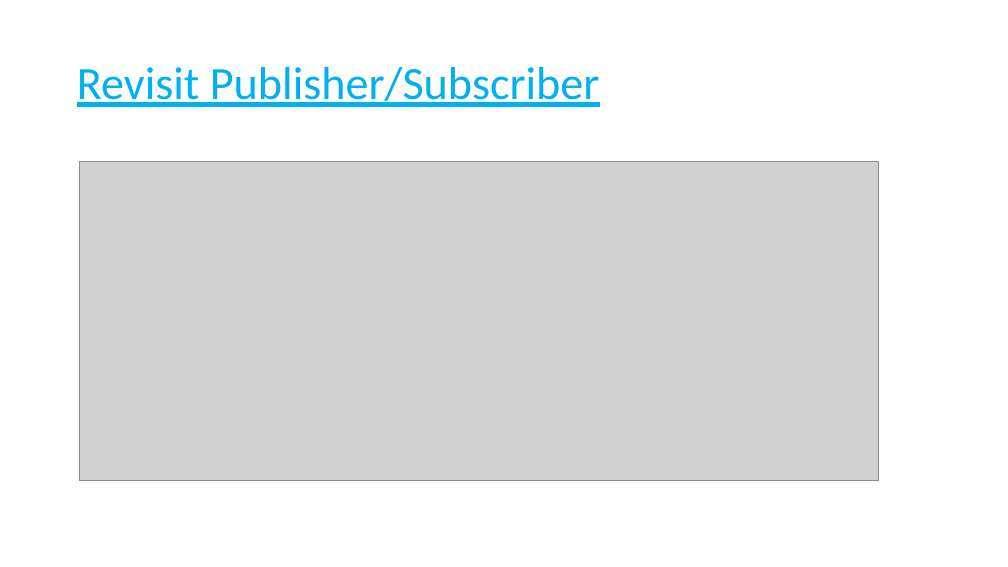
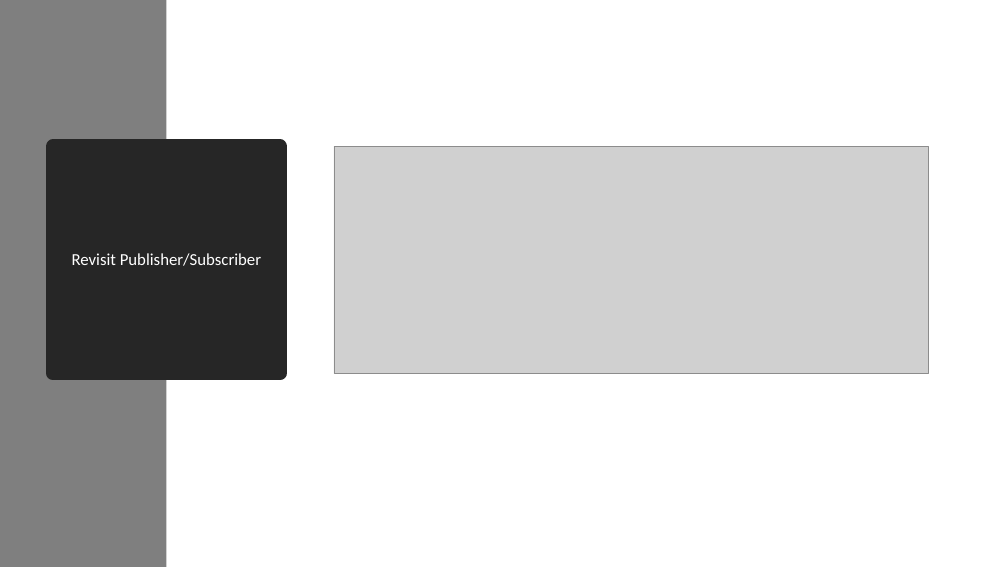
Before and after one commit to chandanthakur/rxjava-basics, a slide deck: slide 3 of ppt/RxJava.pptx. Drawn at 1008x567 pixels with LibreOffice and Linux fonts; fonts in the diff are those of the drawing; grey boxes stand for pictures. Boxes give left, top, right and bottom in pixels: in the first picture for what was removed or moved away, otherwise in the second. Text is boxed around its words. In the diff, an @@ line names an element or a change of style, - is before the commit and + after.

```diff
--- a/ppt/RxJava.pptx
+++ b/ppt/RxJava.pptx
@@ rectangle added at bbox=[0, 0, 166, 567], fill #7F7F7F @@
@@ title "Revisit Publisher/Subscriber": place and size @@
-title "Revisit Publisher/Subscriber" at bbox=[77, 67, 600, 107]
+title "Revisit Publisher/Subscriber" at bbox=[53, 147, 280, 374]
@@ title "Revisit Publisher/Subscriber" at bbox=[53, 147, 280, 374]: size 44 to 16 pt, text colour #00B0F0 to #FFFFFF, underline off; alignment left to centre; fill none to #262626; outline none to #262626 13.75 pt @@
@@ picture: place and size @@
-picture at bbox=[79, 162, 879, 480]
+picture at bbox=[334, 146, 929, 374]
```
Also in this commit, not shown: 10 other slides changed, 2 slides added, 1 slide removed, 6 other files.
